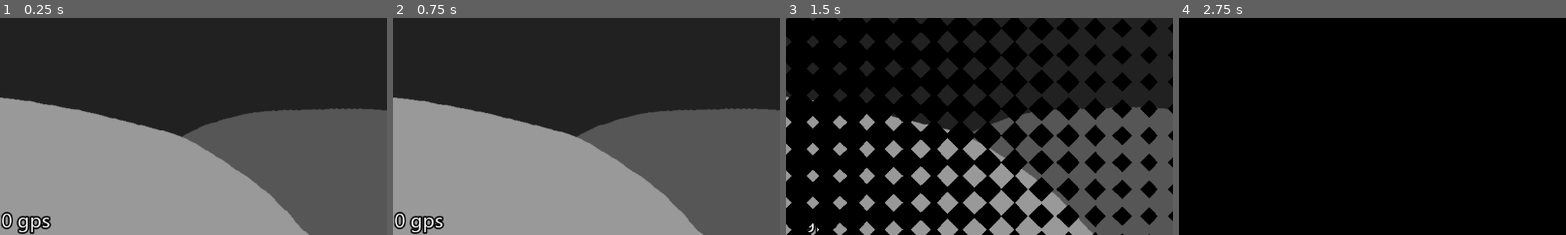
Above: before the commit, frames 1-4 (left to right).
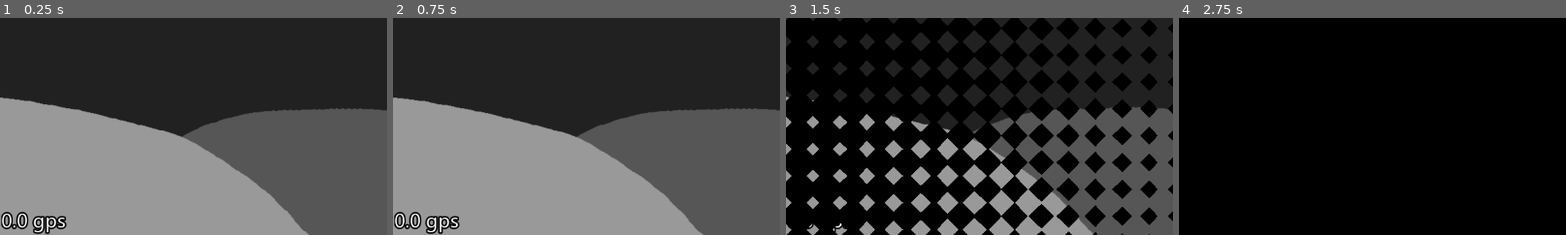
Above: after the commit, the same moments.

Repository: peroxyaceticacid/g
Game: Godot game, scene res://scenes/game.tscn
Same seed, same stepped clock (60 frames per second), same inputs: the game is played once before the commit and once after it.
Inputs (mouse positions are % of the whole screen's width and height, from its top left):
- Up to frame 1 (0.25 s): no input
- Up to frame 2 (0.75 s): click (87, 53) at 0.5 s
- Up to frame 3 (1.5 s): click (22, 10) at 1.25 s
- Up to frame 4 (2.75 s): click (9, 28) at 2 s, where only the run before the commit has a clickable "1"
The pictures show only the part of the screen within x 0-50%, y 50-100%; the shares and areas given below are measured in that part.

The runs differ from the first frame. In frame 1, 0.9% of the frame differs, in the area x 3-18%, y 89-100%; in frame 2, 0.9%; in frame 3, 0.1%; in frame 4, nothing differs.

Commit message:
LALALALLALA

Diff:
--- /dev/null
+++ b/scenes/SCHLIMBOMBOEMOTE.gd
@@ -0,0 +1,20 @@
+extends TextureRect
+
+func reset_expression():
+	var path = "res://sprites/characters/chr_schlimbombo/spr_ShopIdle.png"
+	var tex = load(path)
+	self.texture = tex
+
+func update_expression_sprite():
+	var path = "res://sprites/characters/chr_schlimbombo/%s.png" % expression
+	if ResourceLoader.exists(path):
+		var tex = load(path)
+		self.texture = tex
+		$schlimbombo.play("schlimbombochange")
+	else:
+		push_warning("expression sprite not found: %s" % path)
+
+
+var expression: String = "neutral" :
+	set(value):
+		expression = value
--- a/scenes/shop_Schlimbombo.tscn
+++ b/scenes/shop_Schlimbombo.tscn
@@ -1,14 +1,52 @@
-[gd_scene load_steps=10 format=3 uid="uid://bmwpvam0ypj0d"]
+[gd_scene load_steps=14 format=3 uid="uid://bmwpvam0ypj0d"]
 
 [ext_resource type="Texture2D" uid="uid://dyhwqv3niretn" path="res://sprites/backgrounds/spr_ShopBackground.jpg" id="1_358lq"]
 [ext_resource type="Script" uid="uid://7cjolimla2e3" path="res://script/shop.gd" id="1_hd43g"]
 [ext_resource type="Texture2D" uid="uid://dg7kc2wv4smaj" path="res://sprites/characters/chr_schlimbombo/spr_ShopIdle.png" id="2_055lc"]
 [ext_resource type="PackedScene" uid="uid://bmfy1uyemb7tu" path="res://scenes/shop_dudeplaceholder.tscn" id="2_7004y"]
 [ext_resource type="Texture2D" uid="uid://b4qsu6pv4uwxq" path="res://sprites/UI/spr_ShopFrame.png" id="3_42qb8"]
+[ext_resource type="Script" uid="uid://dqooyv7ltbt4k" path="res://scenes/SCHLIMBOMBOEMOTE.gd" id="5_j7aru"]
 [ext_resource type="Texture2D" uid="uid://cknt24c1dwtjo" path="res://sprites/UI/spr_ShopBack.png" id="5_oyr8s"]
 [ext_resource type="AudioStream" uid="uid://cfund56d7mh7" path="res://resources/ost/placeholder_lofibeat.wav" id="6_ymw2a"]
 [ext_resource type="FontFile" uid="uid://742kbebgyrj4" path="res://resources/gadugi.ttf" id="7_p68ds"]
 [ext_resource type="Texture2D" uid="uid://ct7vd6p1gi4ps" path="res://sprites/UI/spr_BuyDude.png" id="10_j7aru"]
+
+[sub_resource type="Animation" id="Animation_7004y"]
+resource_name = "schlimbombochange"
+length = 0.2
+tracks/0/type = "value"
+tracks/0/imported = false
+tracks/0/enabled = true
+tracks/0/path = NodePath("chr_schlimbombo:position")
+tracks/0/interp = 1
+tracks/0/loop_wrap = true
+tracks/0/keys = {
+"times": PackedFloat32Array(0, 0.1, 0.2),
+"transitions": PackedFloat32Array(1, 1, 1),
+"update": 0,
+"values": [Vector2(443, 86), Vector2(443, 60), Vector2(443, 86)]
+}
+
+[sub_resource type="Animation" id="Animation_j7aru"]
+length = 0.001
+tracks/0/type = "value"
+tracks/0/imported = false
+tracks/0/enabled = true
+tracks/0/path = NodePath("chr_schlimbombo:position")
+tracks/0/interp = 1
+tracks/0/loop_wrap = true
+tracks/0/keys = {
+"times": PackedFloat32Array(0),
+"transitions": PackedFloat32Array(1),
+"update": 0,
+"values": [Vector2(443, 86)]
+}
+
+[sub_resource type="AnimationLibrary" id="AnimationLibrary_p68ds"]
+_data = {
+&"RESET": SubResource("Animation_j7aru"),
+&"schlimbombochange": SubResource("Animation_7004y")
+}
 
 [node name="ShopSchlimbombo" type="Node2D"]
 script = ExtResource("1_hd43g")
@@ -32,6 +70,13 @@
 texture = ExtResource("2_055lc")
 expand_mode = 1
 stretch_mode = 4
+script = ExtResource("5_j7aru")
+
+[node name="schlimbombo" type="AnimationPlayer" parent="chr_schlimbombo"]
+root_node = NodePath("../..")
+libraries = {
+&"": SubResource("AnimationLibrary_p68ds")
+}
 
 [node name="Shop_Frame" type="TextureRect" parent="."]
 offset_left = 22.0
--- a/scenes/shop_dudeplaceholder.tscn
+++ b/scenes/shop_dudeplaceholder.tscn
@@ -21,17 +21,17 @@
 [node name="DudeTexture" type="TextureRect" parent="BOXFRAME"]
 layout_mode = 0
 offset_left = 28.3333
-offset_top = 35.0
+offset_top = 41.6667
 offset_right = 68.3333
-offset_bottom = 75.0
+offset_bottom = 81.6667
 expand_mode = 1
 
 [node name="Name" type="Label" parent="BOXFRAME"]
 layout_mode = 0
-offset_left = 18.3333
-offset_top = 12.5
-offset_right = 78.3333
-offset_bottom = 35.5
+offset_left = 20.0
+offset_top = 5.83333
+offset_right = 80.0
+offset_bottom = 28.8333
 theme_override_fonts/font = ExtResource("3_x04s1")
 text = "gman"
 horizontal_alignment = 1
@@ -45,33 +45,37 @@
 anchors_preset = -1
 anchor_right = 0.086
 anchor_bottom = 0.068
-offset_left = 15.8333
+offset_left = 55.8333
+offset_top = 84.1667
+offset_right = 87.8353
+offset_bottom = 107.143
+scale = Vector2(0.6, 0.6)
+text = "BUY"
+
+[node name="amount" type="Label" parent="BOXFRAME"]
+offset_left = 13.3333
+offset_top = 21.6667
+offset_right = 85.3333
+offset_bottom = 44.6667
+theme_override_fonts/font = ExtResource("3_x04s1")
+theme_override_font_sizes/font_size = 12
+text = " u got 1,000"
+horizontal_alignment = 1
+vertical_alignment = 1
+autowrap_mode = 2
+clip_text = true
+text_overrun_behavior = 3
+
+[node name="cost" type="Label" parent="BOXFRAME"]
+offset_left = 10.8333
 offset_top = 80.8333
-offset_right = 37.8353
-offset_bottom = 103.809
-scale = Vector2(0.6, 0.6)
-text = "1"
-
-[node name="5" type="Button" parent="BOXFRAME"]
-layout_mode = 1
-anchors_preset = -1
-anchor_right = 0.086
-anchor_bottom = 0.068
-offset_left = 37.5
-offset_top = 80.8333
-offset_right = 59.502
-offset_bottom = 103.809
-scale = Vector2(0.6, 0.6)
-text = "5"
-
-[node name="10" type="Button" parent="BOXFRAME"]
-layout_mode = 1
-anchors_preset = -1
-anchor_right = 0.086
-anchor_bottom = 0.068
-offset_left = 59.1667
-offset_top = 80.8333
-offset_right = 81.1687
-offset_bottom = 103.809
-scale = Vector2(0.6, 0.6)
-text = "10"
+offset_right = 54.8333
+offset_bottom = 103.833
+theme_override_fonts/font = ExtResource("3_x04s1")
+theme_override_font_sizes/font_size = 12
+text = "0gs"
+horizontal_alignment = 1
+vertical_alignment = 1
+autowrap_mode = 2
+clip_text = true
+text_overrun_behavior = 3
--- a/script/GLOBAL.gd
+++ b/script/GLOBAL.gd
@@ -37,10 +37,10 @@
 
 	return total
 
-func calculate_cost(dude : String) -> int:
+func calculate_cost(dude : String, amount : int) -> int:
 	var count = data["upgrades"][dude]["count"]
 	var base_cost = upgrade_stats[dude]["base_cost"]
-	return int(floor(base_cost * pow(1.15, count)))
+	return int(floor(base_cost * pow(1.15, (count + (amount- 1)))))
 
 func _savedatfile(data2save) -> void:
 	var file := FileAccess.open("user://gdata.json", FileAccess.WRITE)
--- a/script/game.gd
+++ b/script/game.gd
@@ -38,14 +38,13 @@
 	# queue_free()
 
 func _process(delta: float) -> void:
-	gpsCounter.text = Global.abreviateNum(Global.total_gps()) + " gps"
+	gpsCounter.text = str(Global.total_gps()) + " gps"
 
 	if Global.displayed_g < Global.data["player"]["gAmount"]:
 		var difference = Global.data["player"]["gAmount"] - Global.displayed_g
 
 		var step = max(100, difference * 10) * delta
 		Global.displayed_g += step
-
 		gCounter.text = Global.abreviateNum(Global.displayed_g) + " g's"
 	elif Global.displayed_g > Global.data["player"]["gAmount"]:
 		Global.displayed_g = Global.data["player"]["gAmount"]
--- a/script/shop.gd
+++ b/script/shop.gd
@@ -10,7 +10,7 @@
 var price = 0.0
 
 signal loaded
-signal number_changed(number : int)
+signal changeUI(name)
 
 @export_file("*.tscn") var main_scene: String
 
@@ -21,14 +21,6 @@
 func load_scene() -> void:
 	await get_tree().create_timer(2.0).timeout
 	loaded.emit()
-
-
-
-	# IM GONNA KMS
-
-
-
-
 
 func _ready() -> void:
 	for dude in Global.data["upgrades"].keys():
@@ -43,10 +35,13 @@
 func _on_exit() -> void:
 	SceneManager.transition_to(main_scene)
 
-func _buy_pressed(nm, amount):
-	if Global.calculate_cost(nm) <= Global.data["player"]["gAmount"]:
-		Global._addGs(-(Global.upgrade_stats[nm]["base_cost"]))
-		Global.data["upgrades"][nm]["count"] += 1
+func _buy_pressed(nm, amount, card):
+	if Global.calculate_cost(nm, amount) <= Global.data["player"]["gAmount"]:
+		Global._addGs(-(Global.calculate_cost(nm, amount)))
+		Global.data["upgrades"][nm]["count"] += amount
+
+		# $chr_schlimbombo.expression = "spr_ShopTalk"
+		card.setup(nm, Global.data["upgrades"][nm])
 
 func _process(delta: float) -> void:
 	if Global.displayed_g < Global.data["player"]["gAmount"]:
--- a/script/shop_dudeCardSetup.gd
+++ b/script/shop_dudeCardSetup.gd
@@ -5,6 +5,9 @@
 func setup(name: String, data: Dictionary):
 	$BOXFRAME/Name.text = name.capitalize()
 	Global.fit_text($BOXFRAME/Name)
+	# $BOXFRAME/amount.text = "u got " + str(Global.data["upgrades"][name]["count"])
+	$BOXFRAME/amount.text = "u got " + str(Global.abreviateNum(int(data["count"])))
+	$BOXFRAME/cost.text = str(Global.abreviateNum(Global.calculate_cost(name, 1))) + "gs"
 
 	var imgPath = "res://sprites/characters/upgrades/%s.png" % name
 	if ResourceLoader.exists(imgPath):
@@ -14,8 +17,13 @@
 		push_warning("missing %s texture" % name)
 
 	$"BOXFRAME/1".pressed.connect(Callable(self, "on_buy").bind(1, name))
-	$"BOXFRAME/5".pressed.connect(Callable(self, "on_buy").bind(5, name))
-	$"BOXFRAME/10".pressed.connect(Callable(self, "on_buy").bind(10, name))
+
+func refresh(nm):
+	$BOXFRAME/Name.text = name.capitalize()
+	Global.fit_text($BOXFRAME/Name)
+	# $BOXFRAME/amount.text = "u got " + str(Global.data["upgrades"][name]["count"])
+	$BOXFRAME/amount.text = "u got " + str(Global.abreviateNum(int(Global.data["upgrades"][nm]["count"])))
+	$BOXFRAME/cost.text = str(Global.abreviateNum(Global.calculate_cost(name, 1))) + "gs"
 
 func on_buy(am, nm):
-	emit_signal("buy", nm, am)
+	emit_signal("buy", nm, am, self)
Not shown, added: scenes/SCHLIMBOMBOEMOTE.gd.uid
